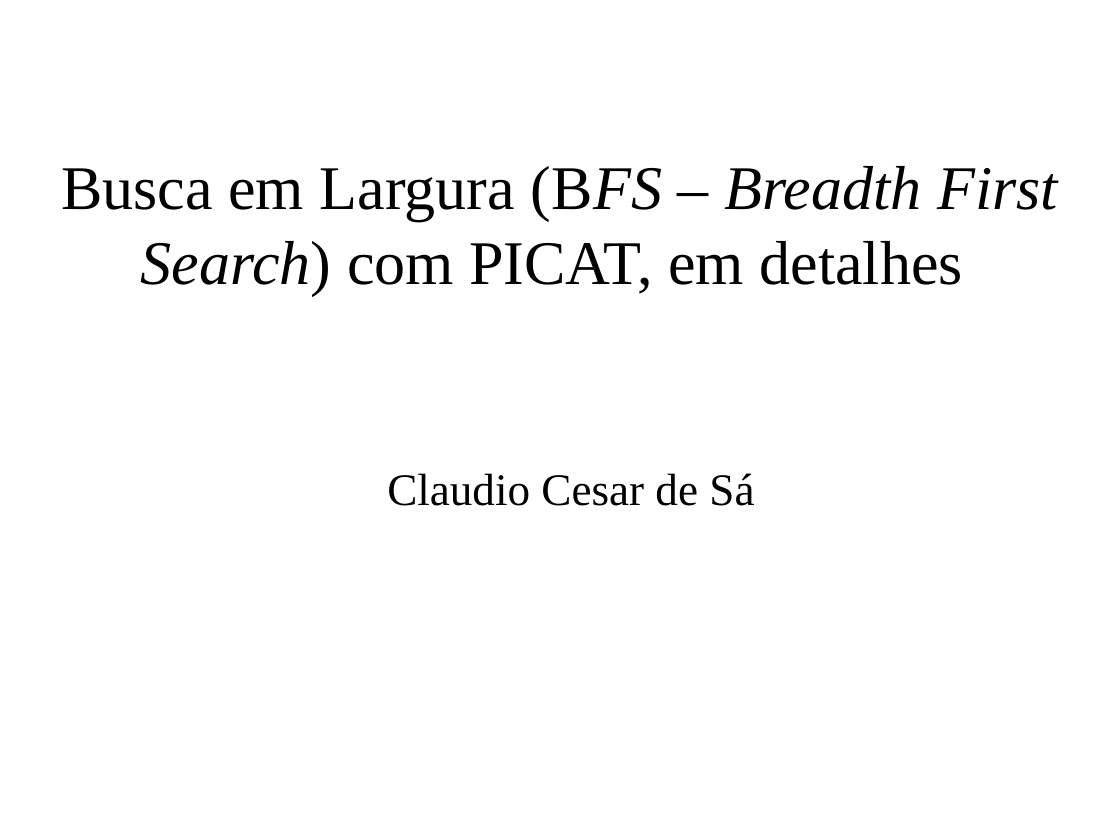
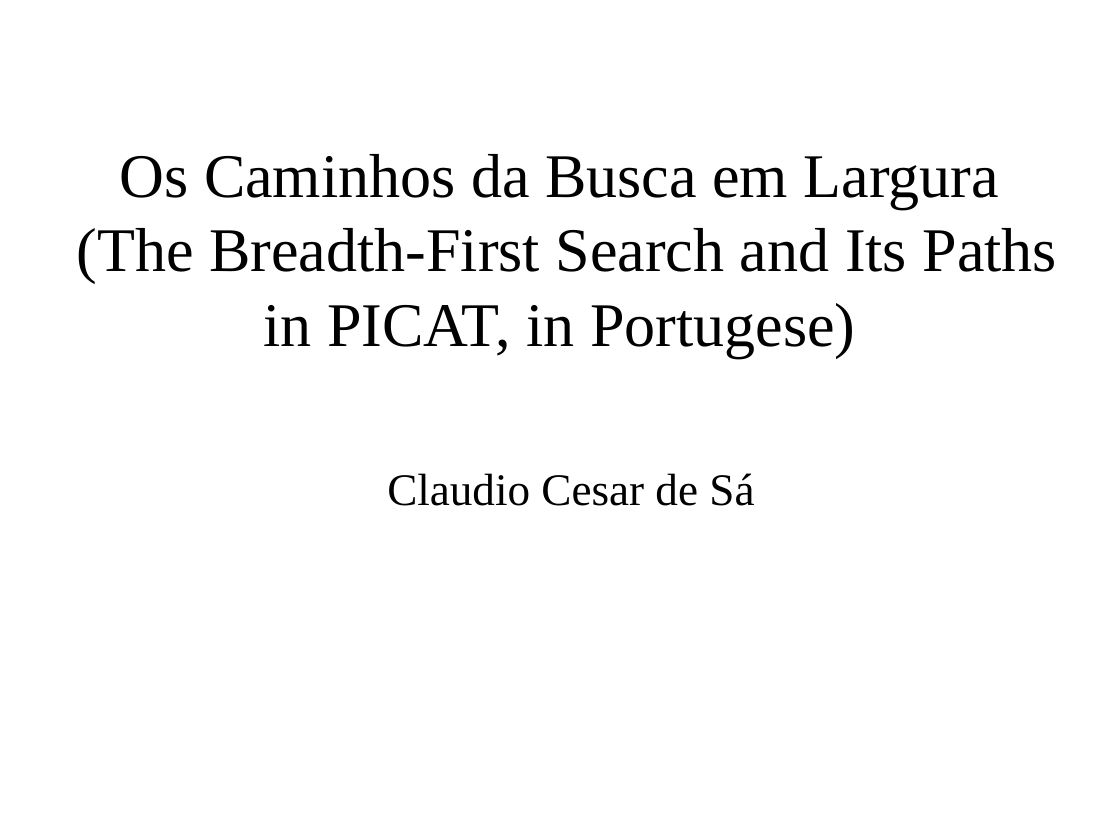
Before and after one commit to claudiosa/CCS, a slide deck: slide 1 of picat/YOUTUBE_BFS_PICAT/slides_bfs.odp. Drawn at 1120x840 pixels with LibreOffice and Linux fonts; fonts in the diff are those of the drawing; background and template pictures are left out. Boxes give left, top, right and bottom in pixels: in the first picture for what was removed or moved away, otherwise in the second. Text is boxed around its words. In the diff, an @@ line names an element or a change of style, - is before the commit and + after.

```diff
--- a/picat/YOUTUBE_BFS_PICAT/slides_bfs.odp
+++ b/picat/YOUTUBE_BFS_PICAT/slides_bfs.odp
@@ title at <box>77,154,1057,358</box>: text changed @@
-Busca em Largura (BFS – Breadth First Search) com PICAT, em detalhes
+Os Caminhos da Busca em Largura
+(The Breadth-First Search and Its Paths in PICAT, in Portugese)
```
Also in this commit, not shown: 8 other slides changed, 5 slides added, 1 slide removed, 2 other files.
